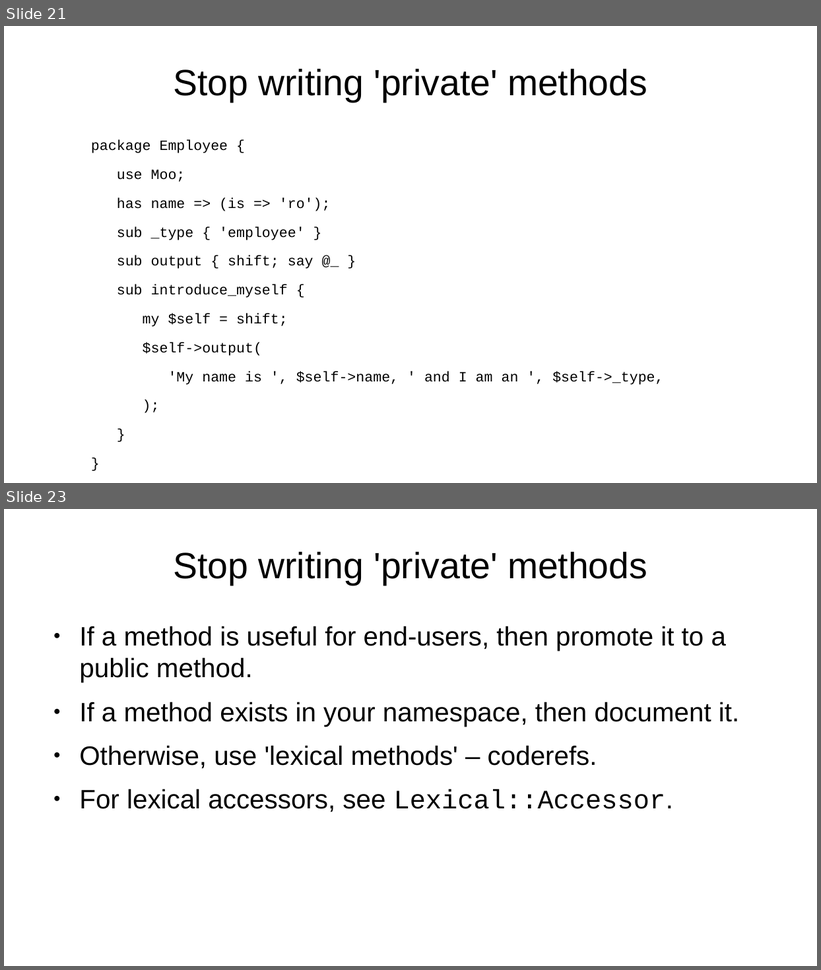
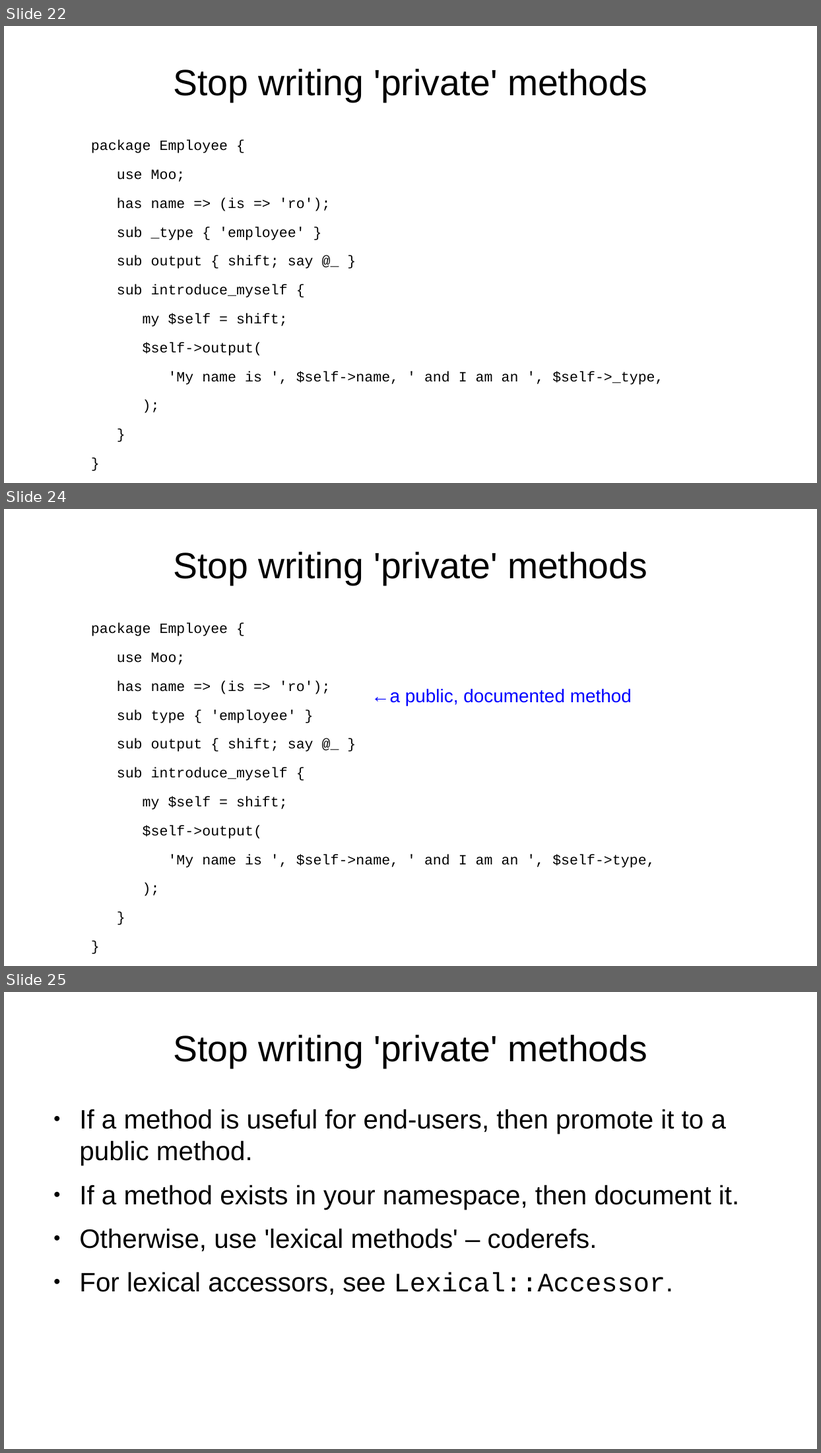
Before and after one commit to tobyink/docs-modern-oop, a slide deck: talks/three-weird-tricks/presentation.odp. Shown one above the other, each under a label of ours: slides 21 and 23 before the commit, slides 22, 24 and 25 after it; the slides between them are not shown. The pictures are 821x970 and 821x1453 pixels, drawn with LibreOffice and Linux fonts; fonts in the diff are those of the drawing; background and template pictures are left out. Boxes give left, top, right and bottom in pixels: in the first picture for what was removed or moved away, otherwise in the second. Text is boxed around its words. In the diff, an @@ line names an element or a change of style, - is before the commit and + after.

```diff
--- a/talks/three-weird-tricks/presentation.odp
+++ b/talks/three-weird-tricks/presentation.odp
@@ slide 24 added at <box>4,509,817,966</box>, background picture (left out) @@
@@ title added at <box>173,552,648,586</box>, 35.7 pt, text #000000 @@
+Stop writing 'private' methods
@@ text added at <box>91,623,655,868</box>, 13.9 pt, text #000000 @@
+package Employee {
+use Moo;
+has name => (is => 'ro');
+sub type { 'employee' }
+sub output { shift; say @_ }
+sub introduce_myself {
+my $self = shift;
+$self->output(
+'My name is ', $self->name, ' and I am an ', $self->type,
+);
+}
+}
@@ text added at <box>372,689,632,706</box>, 18 pt, text #0000FF @@
+←a public, documented method
@@ what was slide 21 is now slide 22 @@
@@ what was slide 23 is now slide 25 @@
```
Also in this commit, not shown: 4 slides changed, 5 other slides added.
